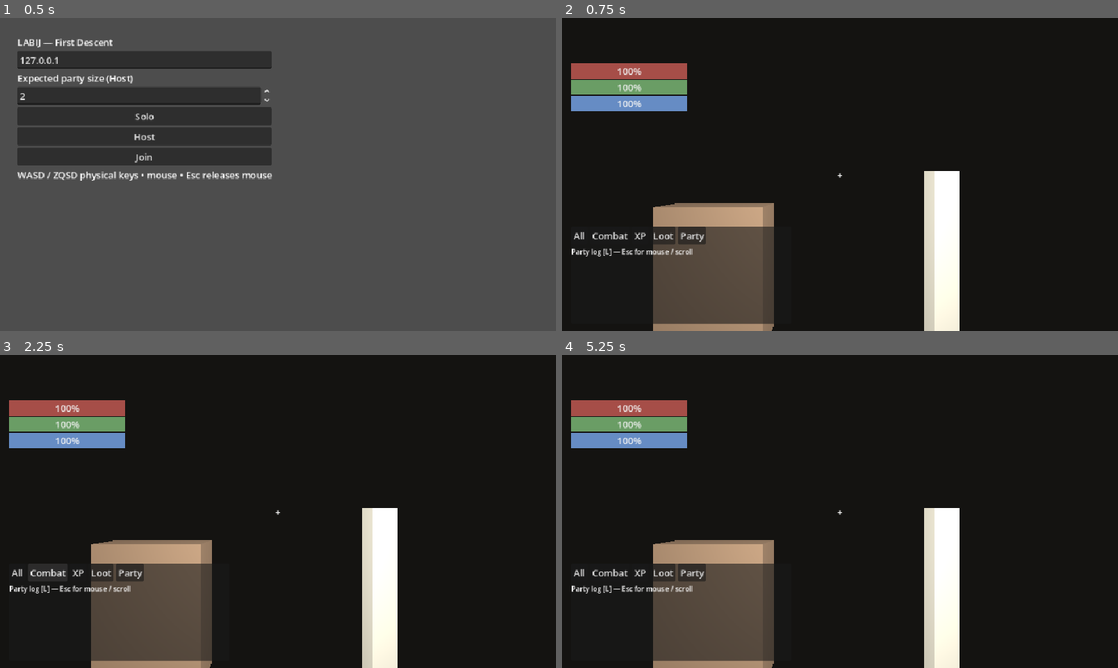
Above: before the commit, frames 1-4 (two rows, left to right).
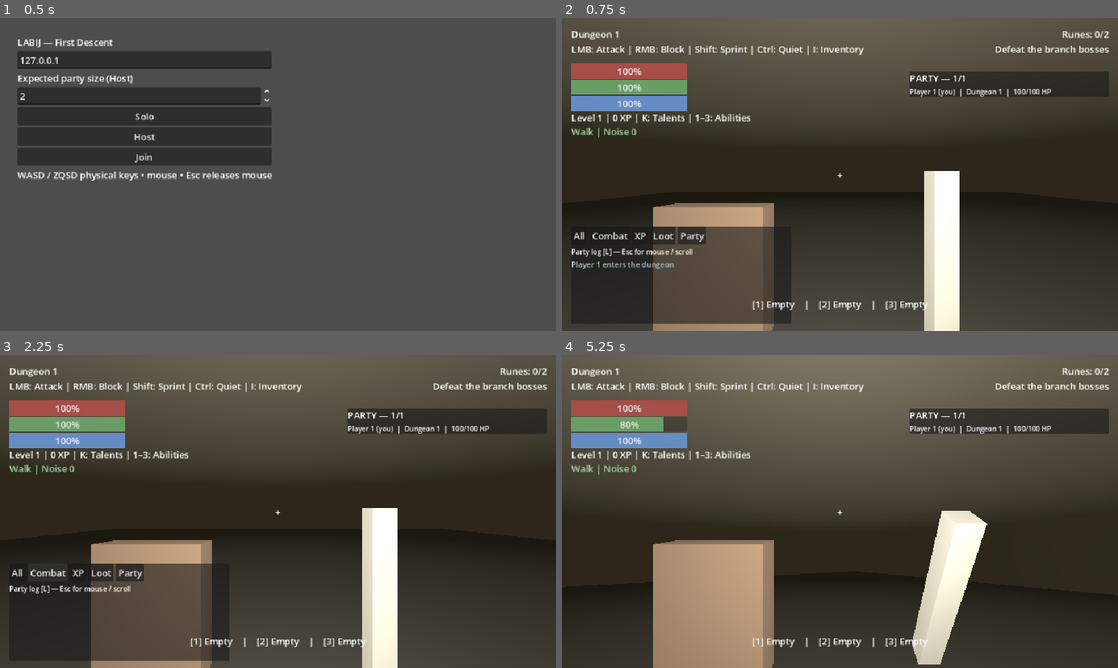
Above: after the commit, the same moments.

Repository: tdonnenfeld/LABIJ
Game: Godot game, scene res://game/main.tscn
Two runs of this game, one before a commit and one after it. Both use one fixed random seed, a clock stepped at 60 frames per second and the inputs below.
Inputs (mouse positions are in pixels of both pictures, inside the frame that each line leads up to):
- Up to frame 1 (0.5 s): no input
- Up to frame 2 (0.75 s): click "Solo" at 0.5 s
- Up to frame 3 (2.25 s): click "All" at 1.25 s; click "Combat" at 2 s
- Up to frame 4 (5.25 s): click "XP" at 2.75 s; click "Loot" at 3.5 s; click "Party" at 4.25 s; tap Enter at 5 s; move the mouse to (867, 511) at 5.02 s; hold W from 5.03 s (still down); tap L at 5.1 s; click (867, 511) at 5.17 s

Frame 1 is identical in both runs. In frame 2, 55% of the frame differs, in the area x 0-100%, y 0-100%; in frame 3, 55%; in frame 4, 77%.
Error before the commit: Parse Error: The member "Noise" shadows a native class. (res://game/world.gd:4)

Commit message:
Avoid native Noise class collision and check import errors

Diff:
--- a/game/world.gd
+++ b/game/world.gd
@@ -1,7 +1,7 @@
 extends Node3D
 
 const Numbers = preload("res://game/ui/numbers.gd")
-const Noise = preload("res://game/world/noise.gd")
+const Acoustics = preload("res://game/world/noise.gd")
 var awareness_rng := RandomNumberGenerator.new()
 
 const Dungeon = preload("res://game/dungeon.gd")
@@ -41,7 +41,7 @@
 	visual = render_geometry
 	hazards.visual = visual
 	add_child(hazards)
-	hazards.noise.connect(func(floor_id, at): emit_noise(floor_id, at, Noise.EXPLOSION))
+	hazards.noise.connect(func(floor_id, at): emit_noise(floor_id, at, Acoustics.EXPLOSION))
 	projectiles.visual = visual
 	add_child(projectiles)
 	loot.visual = visual
@@ -153,7 +153,7 @@
 			ring.position.y = 0.04 - float(stats[11]) * 0.5
 			ring.hide()
 
-	monsters[id] = {"node": mob, "kind": kind, "floor": floor_i …(553 unchanged characters)… ate": 0.0, "heard_at": at, "roam_goal": Noise.cell(at), "roam_wait": awareness_rng.randf_range(0.5, 3.0)}
+	monsters[id] = {"node": mob, "kind": kind, "floor": floor_i …(553 unchanged characters)… ate": 0.0, "heard_at": at, "roam_goal": Acoustics.cell(at), "roam_wait": awareness_rng.randf_range(0.5, 3.0)}
 	mob.visible = not reserve
 
 func marker(level: Node3D, at: Vector3, caption: String, color: Color) -> Label3D:
@@ -260,7 +260,7 @@
 		mob.floor = destination
 		mob.asleep = false
 		mob.investigate = 0.0
-		mob.roam_goal = Noise.cell(arrival)
+		mob.roam_goal = Acoustics.cell(arrival)
 		mob.node.position = arrival + Vector3(1.0 + float(i % 3) * 0.6, float(Bestiary.stats(mob.kind)[11]) * 0.5, float(floori(float(i) / 3.0)) * 0.6)
 	return true
 
@@ -342,6 +342,7 @@
 		if target != 0:
 			wake(mob)
 			mob.investigate = 0.0
+			mob.roam_goal = Acoustics.cell(node.position)
 		if target != mob.target and target != 0 and actors.has(target):
 			journal.add("Combat", "%s targets %s" % [stats[0], actors[target].display_name])
 		mob.target = target
@@ -388,8 +389,8 @@
 func move_monster(mob: Dictionary, at: Vector3, delta: float, speed: float) -> void:
 	var node: Node3D = mob.node
 	var level = floors[mob.floor]
-	var start := Noise.cell(node.position)
-	var goal := Noise.cell(at)
+	var start := Acoustics.cell(node.position)
+	var goal := Acoustics.cell(at)
 	var next := next_cell(level.tiles, start, goal)
 	var destination := Vector3(next.x * Dungeon.CELL, node.position.y, next.y * Dungeon.CELL)
 	if start == goal:
@@ -414,7 +415,7 @@
 			move_monster(mob, mob.heard_at, delta, speed * 1.35)
 		else:
 			mob.investigate = minf(mob.investigate, 1.5)
-		mob.roam_goal = Noise.cell(node.position)
+		mob.roam_goal = Acoustics.cell(node.position)
 		mob.roam_wait = 1.0
 		return
 	var goal: Vector2i = mob.roam_goal
@@ -443,11 +444,11 @@
 func emit_noise(floor_id: int, at: Vector3, radius: float) -> void:
 	if radius <= 0 or not floors.has(floor_id):
 		return
-	var distances := Noise.reach(floors[floor_id].tiles, at, radius)
+	var distances := Acoustics.reach(floors[floor_id].tiles, at, radius)
 	for mob in monsters.values():
 		if mob.health <= 0 or mob.floor != floor_id or mob.target != 0 or mob.boss:
 			continue
-		if Noise.audible(distances, at, mob.node.position, radius):
+		if Acoustics.audible(distances, at, mob.node.position, radius):
 			wake(mob)
 			mob.investigate = 8.0
 			mob.heard_at = at
@@ -462,7 +463,7 @@
 	actor.step_distance += horizontal_distance(before, actor.position)
 	if actor.step_distance >= 1.25:
 		actor.step_distance = fmod(actor.step_distance, 1.25)
-		var radius := Noise.QUIET if actor.quiet_walking else (Noise.SPRINT if actor.sprinting or actor.dash_timer > 0 else Noise.WALK)
+		var radius := Acoustics.QUIET if actor.quiet_walking else (Acoustics.SPRINT if actor.sprinting or actor.dash_timer > 0 else Acoustics.WALK)
 		player_noise(actor, radius)
 
 func awareness_name(mob: Dictionary) -> String:
@@ -550,7 +551,7 @@
 	if actor.health <= 0:
 		return false
 	var weapon = Catalog.get_item(actor.inventory.weapon)
-	player_noise(actor, Noise.BOW if weapon.projectile_speed > 0 else Noise.MELEE)
+	player_noise(actor, Acoustics.BOW if weapon.projectile_speed > 0 else Acoustics.MELEE)
 	if weapon.projectile_speed > 0:
 		var source_peer = party.find_key(actor)
 		var direction := Vector3(-sin(actor.heading), 0, -cos(actor.heading))
@@ -677,7 +678,7 @@
 	return true
 
 func cast(actor, source_peer: int, id: String) -> void:
-	player_noise(actor, Noise.MAGIC)
+	player_noise(actor, Acoustics.MAGIC)
 	var stats := Spells.get_spell(id)
 	var direction := Vector3(-sin(actor.heading), 0, -cos(actor.heading))
 	var damage: float = stats[2] * (1.0 + actor.skills.bonus("spell_damage", stats[0]) + Catalog.get_item(actor.inventory.weapon).spell_power)
@@ -691,7 +692,7 @@
 		apply_spell_damage(shot, mob, actors)
 
 func spell_blast(shot: Dictionary, at: Vector3, actors: Dictionary) -> void:
-	emit_noise(shot.floor, at, Noise.EXPLOSION)
+	emit_noise(shot.floor, at, Acoustics.EXPLOSION)
 	for mob in monsters.values():
 		if mob.health > 0 and mob.floor == shot.floor and horizontal_distance(mob.node.position, at) <= 2.5:
 			var query := PhysicsRayQueryParameters3D.create(at + Vector3.UP * 0.05, mob.node.position, 1)
--- a/tests/awareness.gd
+++ b/tests/awareness.gd
@@ -2,7 +2,7 @@
 
 const World = preload("res://game/world.gd")
 const Player = preload("res://game/player.gd")
-const Noise = preload("res://game/world/noise.gd")
+const Acoustics = preload("res://game/world/noise.gd")
 var failures := 0
 
 func _initialize() -> void:
@@ -15,10 +15,10 @@
 
 func run() -> void:
 	var tiles := {Vector2i(0, 0): true, Vector2i(1, 0): true, Vector2i(2, 0): true, Vector2i(2, 1): true, Vector2i(2, 2): true, Vector2i(1, 2): true, Vector2i(0, 2): true}
-	var distances := Noise.reach(tiles, Vector3.ZERO, 7.0)
-	check(not Noise.audible(distances, Vector3.ZERO, Vector3(0, 0, 6), 7.0), "Sound must not cross intervening walls")
-	distances = Noise.reach(tiles, Vector3.ZERO, 18.0)
-	check(Noise.audible(distances, Vector3.ZERO, Vector3(0, 0, 6), 18.0), "Loud sound can travel around corridor")
+	var distances := Acoustics.reach(tiles, Vector3.ZERO, 7.0)
+	check(not Acoustics.audible(distances, Vector3.ZERO, Vector3(0, 0, 6), 7.0), "Sound must not cross intervening walls")
+	distances = Acoustics.reach(tiles, Vector3.ZERO, 18.0)
+	check(Acoustics.audible(distances, Vector3.ZERO, Vector3(0, 0, 6), 18.0), "Loud sound can travel around corridor")
 	var world := World.new()
 	root.add_child(world)
 	world.build(123, false)
@@ -41,18 +41,18 @@
 	world.idle_move(mob, 0.1)
 	world.idle_move(mob, 0.2)
 	check(mob.node.position != at, "Awake enemy walks to a valid adjacent tile")
-	check(world.floors[0].tiles.has(Noise.cell(mob.node.position)), "Roaming remains on dungeon tiles")
+	check(world.floors[0].tiles.has(Acoustics.cell(mob.node.position)), "Roaming remains on dungeon tiles")
 	var actor := Player.new()
 	root.add_child(actor)
 	actor.setup(false, false)
 	actor.position = at
 	actor.quiet_walking = true
 	world.footsteps(actor, at + Vector3(1.5, 0, 0), 0.1)
-	check(is_equal_approx(actor.noise_level, Noise.QUIET), "Quiet footsteps")
+	check(is_equal_approx(actor.noise_level, Acoustics.QUIET), "Quiet footsteps")
 	actor.quiet_walking = false
 	actor.sprinting = true
 	world.footsteps(actor, at + Vector3(1.5, 0, 0), 0.1)
-	check(is_equal_approx(actor.noise_level, Noise.SPRINT), "Sprint footsteps louder")
+	check(is_equal_approx(actor.noise_level, Acoustics.SPRINT), "Sprint footsteps louder")
 	mob.asleep = true
 	mob.health = 100
 	world.hit_monster(actor, mob, {1: actor})
